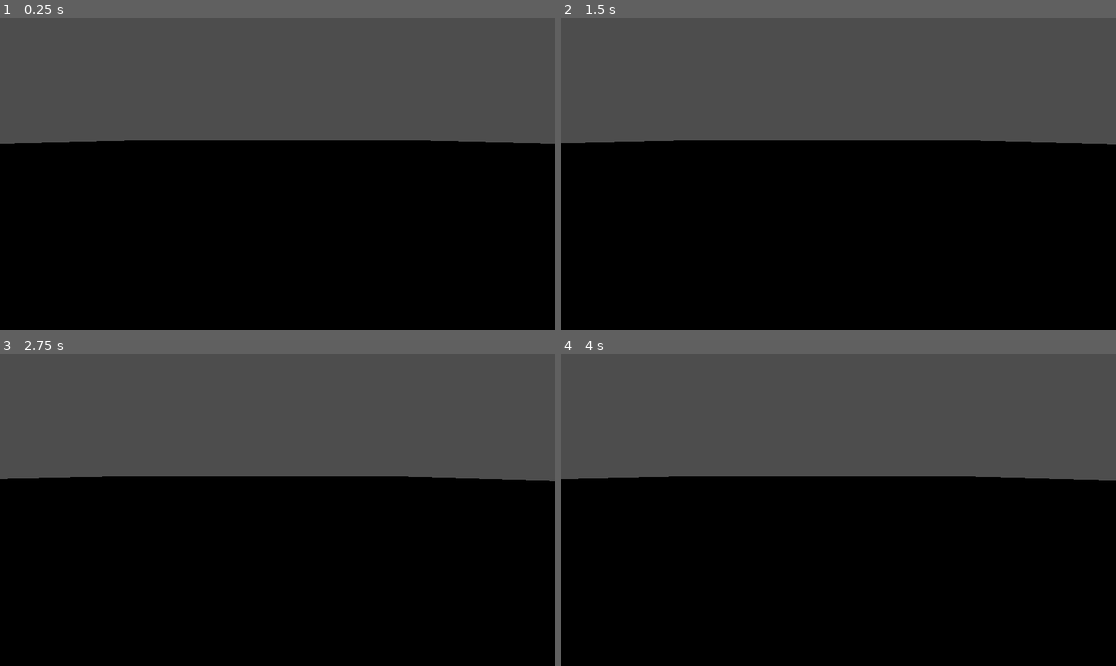
Above: before the commit, frames 1-4 (two rows, left to right).
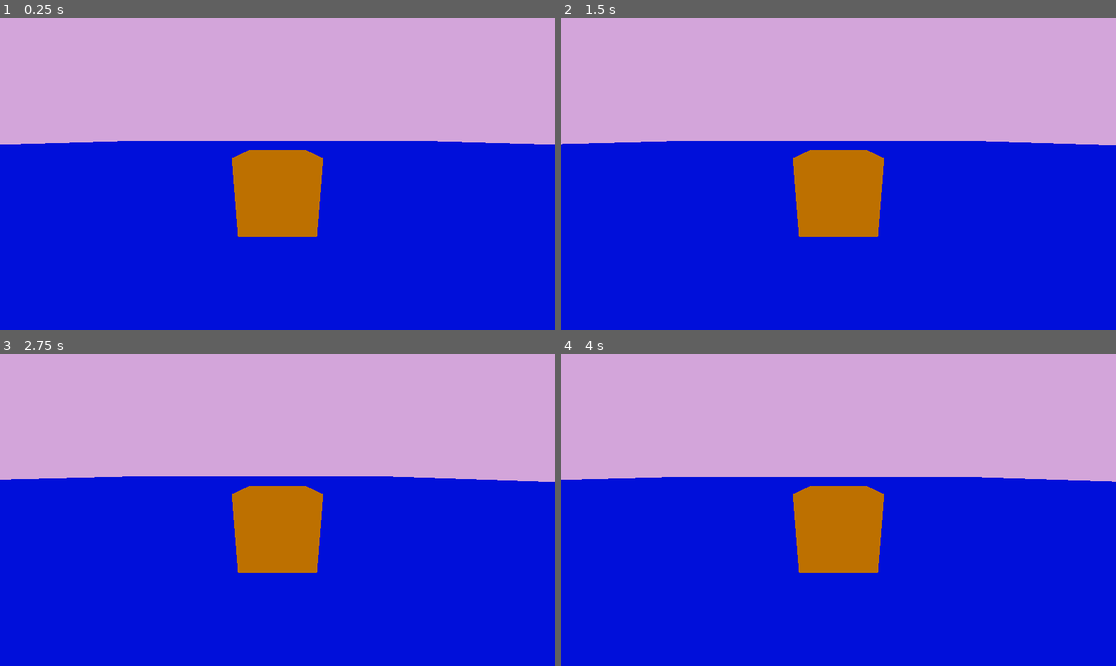
Above: after the commit, the same moments.

Repository: tajsDev/MechArena
Game: Godot game, scene res://world.tscn
The game is run twice, just before and just after one commit, with the same random seed, the same clock (stepped at 60 frames per second) and the same inputs.
Inputs:
- Up to frame 1 (0.25 s): no input
- Up to frame 2 (1.5 s): tap Enter (ui_accept) at 0.5, 0.6, 0.77, 1.07, 1.25, 1.35 s; hold Right (ui_right) 0.53-1.28 s; hold Down (ui_down) from 1.28 s (still down)
- Up to frame 3 (2.75 s): tap Enter (ui_accept) at 1.52, 1.82, 2, 2.1 s; release Down (ui_down) at 2.03 s; hold Right (ui_right) from 2.03 s (still down)
- Up to frame 4 (4 s): tap Enter (ui_accept) at 2.75, 2.85, 3.02, 3.32, 3.5, 3.6, 3.77 s; release Right (ui_right) at 2.78 s; hold Up (ui_up) 2.78-3.53 s; hold Left (ui_left) from 3.53 s (still down)

The runs differ from the first frame. In frame 1, 100% of the frame differs, in the area x 0-100%, y 0-100%; in frame 2, 100%; in frame 3, 100%; in frame 4, 100%.

Commit message:
added more stuff to player and world, intial stage

Diff:
--- a/player.gd
+++ b/player.gd
@@ -10,12 +10,11 @@
 
 func _physics_process(delta):
 	# Add the gravity.
-	if not is_on_floor():
-		velocity.y -= gravity * delta
+	#if not is_on_floor():
+		#velocity.y -= gravity * delta
 	# Handle jump.
 	#if Input.is_action_just_pressed("ui_accept") and is_on_floor():
-		#velocity.y = JUMP_VELOCITY
-
+		#velocity.y = JUMP_VELOCI
 	# Get the input direction and handle the movement/deceleration.
 	# As good practice, you should replace UI actions with custom gameplay actions.
 	var input_dir = Input.get_vector("ui_left", "ui_right", "ui_up", "ui_down")
--- a/world.tscn
+++ b/world.tscn
@@ -10,9 +10,17 @@
 [sub_resource type="ConcavePolygonShape3D" id="ConcavePolygonShape3D_lkfgs"]
 data = PackedVector3Array(-0.5, 0.5, 0.5, 0.5, 0.5, 0.5, -0.5, -0.5, 0.5, 0.5, 0.5, 0.5, 0.5, -0.5, 0.5, -0.5, -0.5, 0. …(500 unchanged characters)…
 
+[sub_resource type="Environment" id="Environment_03w2c"]
+background_mode = 1
+background_color = Color(0.828695, 0.64752, 0.855957, 1)
+
 [sub_resource type="BoxShape3D" id="BoxShape3D_b40mn"]
 
+[sub_resource type="StandardMaterial3D" id="StandardMaterial3D_7ds05"]
+albedo_color = Color(0.894118, 0.690196, 0, 1)
+
 [sub_resource type="BoxMesh" id="BoxMesh_8l6cm"]
+material = SubResource("StandardMaterial3D_7ds05")
 
 [node name="World" type="Node3D"]
 
@@ -32,6 +40,7 @@
 
 [node name="Camera3D" type="Camera3D" parent="CharacterBody3D"]
 transform = Transform3D(1, 0, 0, 0, 0.968191, 0.250211, 0, -0.250211, 0.968191, 0, 0.727536, 2.066)
+environment = SubResource("Environment_03w2c")
 fov = 94.53
 
 [node name="CollisionShape3D" type="CollisionShape3D" parent="CharacterBody3D"]
Not shown: 1 places in world.tscn that only renumber resources
